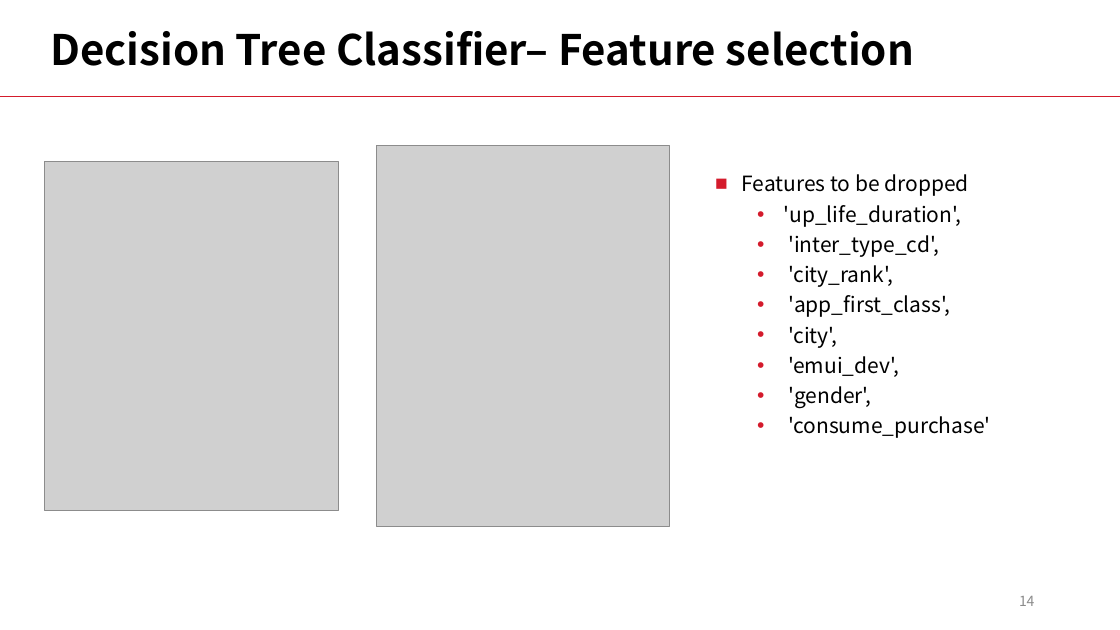
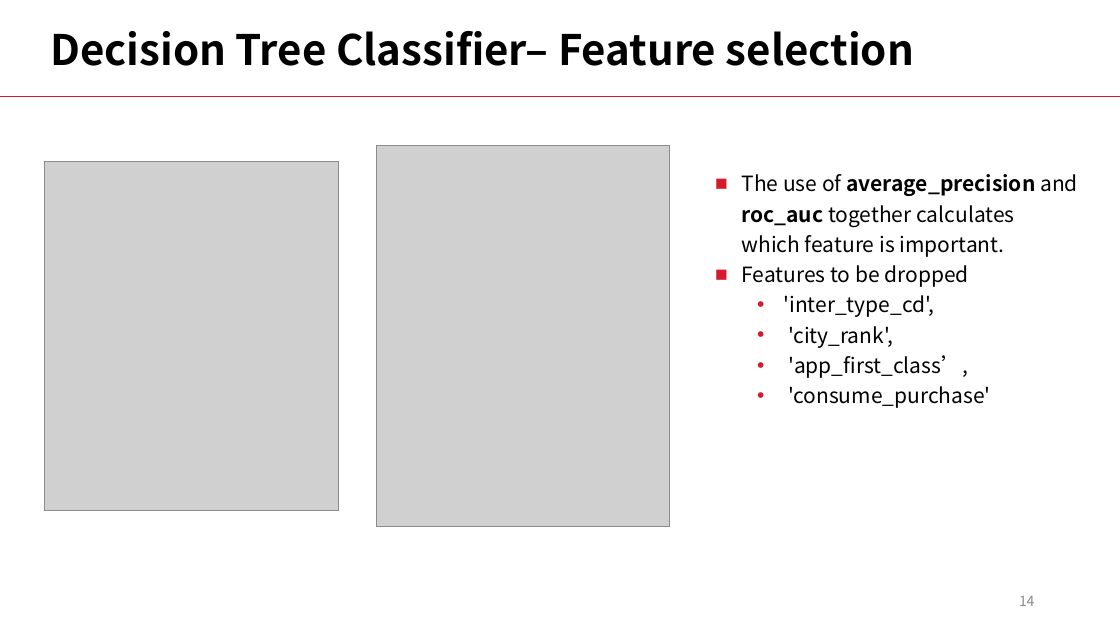
Before and after one commit to LiyangSong/Advertisement-CTR-Prediction, a slide deck: slide 14 of submissions/phase3/stepv.pptx. Drawn at 1120x630 pixels with LibreOffice and Linux fonts; fonts in the diff are those of the drawing; grey boxes stand for pictures. Boxes give left, top, right and bottom in pixels: in the first picture for what was removed or moved away, otherwise in the second. Text is boxed around its words. In the diff, an @@ line names an element or a change of style, - is before the commit and + after.

```diff
--- a/submissions/phase3/stepv.pptx
+++ b/submissions/phase3/stepv.pptx
@@ text at (742,174,1078,257): paragraph added @@
+■ The use of average_precision and roc_auc together calculates which feature is important.
@@ text at (784,205,962,227): paragraph removed @@
-  • 'up_life_duration',
@@ text at (788,355,968,378): text changed @@
-  • 'app_first_class',
-  • 'city',
-  • 'emui_dev',
-  • 'gender',
+  • 'app_first_class’,
```
Also in this commit, not shown: 21 other slides changed.
